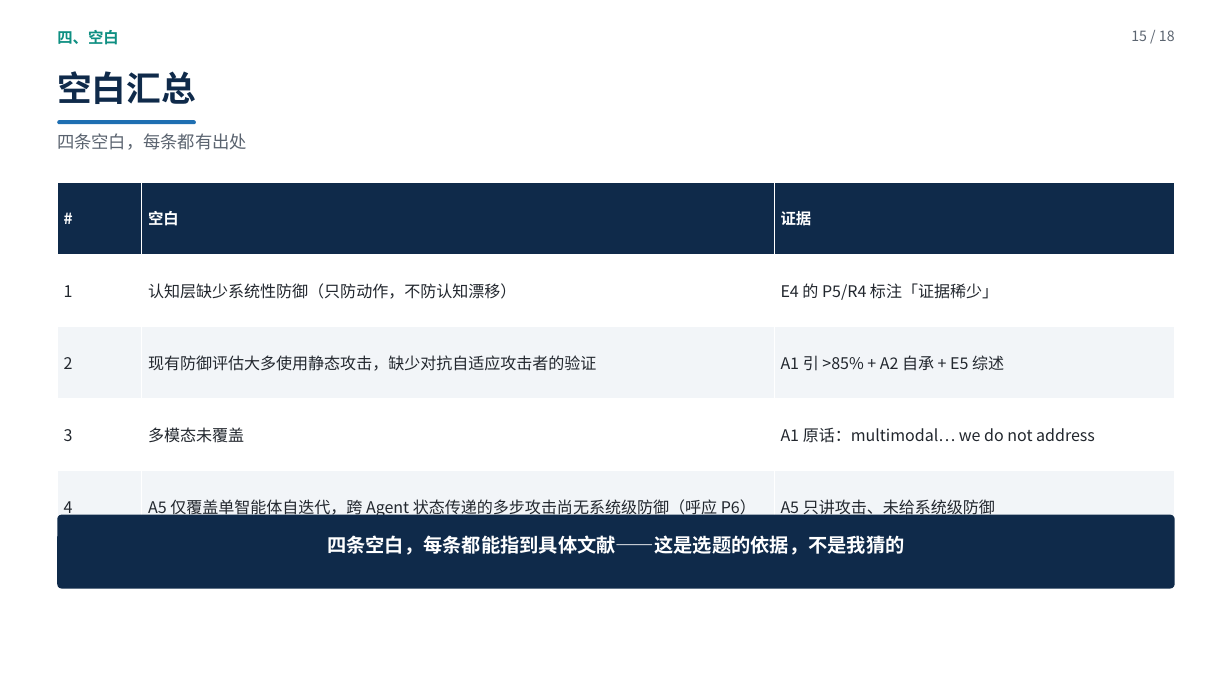
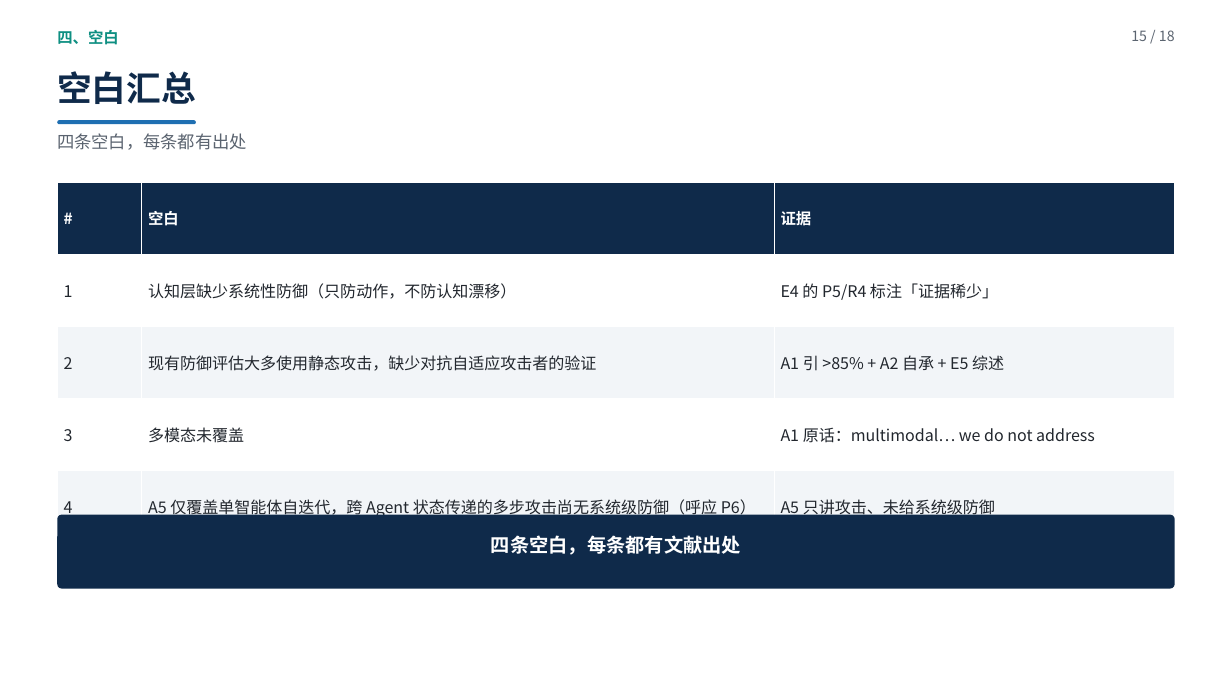
Before and after one commit to yiiiiiii1/multi-agent-remote-sensing, a slide deck: slide 15 of 阶段2-卫星多智能体防御/presentations/新方向调研汇报.pptx. Drawn at 1232x693 pixels with LibreOffice and Linux fonts; fonts in the diff are those of the drawing. Boxes give left, top, right and bottom in pixels: in the first picture for what was removed or moved away, otherwise in the second. Text is boxed around its words. In the diff, an @@ line names an element or a change of style, - is before the commit and + after.

```diff
--- a/阶段2-卫星多智能体防御/presentations/新方向调研汇报.pptx
+++ b/阶段2-卫星多智能体防御/presentations/新方向调研汇报.pptx
@@ text at <box>491,535,741,555</box>: text changed @@
-四条空白，每条都能指到具体文献——这是选题的依据，不是我猜的
+四条空白，每条都有文献出处
```
Also in this commit, not shown: 13 other slides changed, 2 other files.
